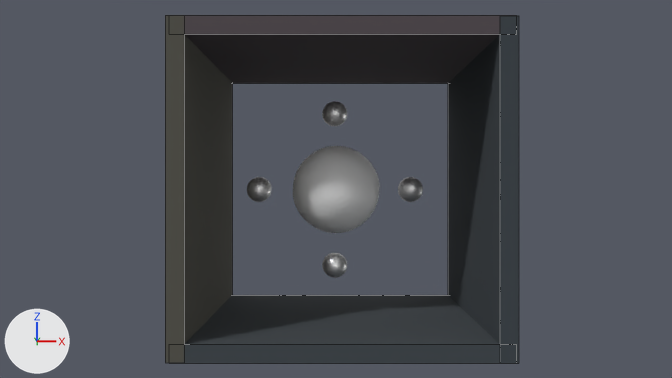
An edit to the Blender file week7/cornell.blend, drawn before and after from the same camera.
One viewpoint serves both versions: the file's camera 'Camera'. Lighting does not change. The marker at lower left points along +X, +Y and +Z. Mesh edges are drawn as thin lines on the coarser meshes.
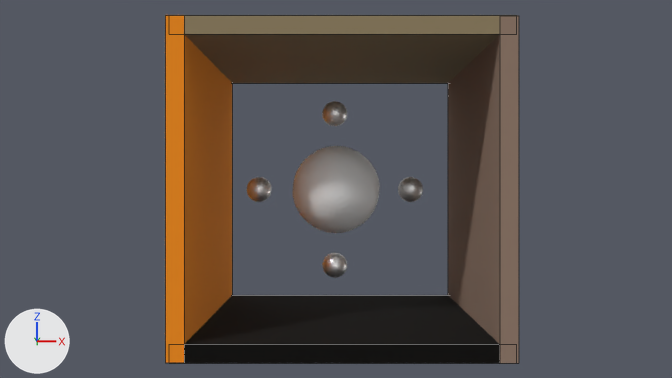
Location of each change, (x1, y1, x2, y2) in pixels of the pictures (672 x 378 px):
'Cube.001', recoloured (black to brown)
    both: (448, 16, 519, 363)
'Cube', recoloured (grey to orange)
    both: (165, 15, 232, 363)
'Cube.003', recoloured (grey to brown)
    both: (184, 15, 517, 83)
'Cube.004', recoloured, surface changed
    both: (184, 295, 500, 363)

Diff of the bpy script that builds the scene:
```diff
--- a/week7/cornell.blend.py
+++ b/week7/cornell.blend.py
@@ mat_material @@
 mat_material = principled_material('Material')
-mat_material.base_color = (0.0908, 0.0887, 0.0723)  # dark grey #55544c
+mat_material.base_color = (0.947, 0.279, 0.00651)  # orange #f99013
 mat_material.roughness = 1.0
@@ mat_material_001 @@
 mat_material_001 = principled_material('Material.001')
-mat_material_001.base_color = (0.0452, 0.0578, 0.0685)  # dark grey #3c444a
+mat_material_001.base_color = (0.296, 0.202, 0.15)  # brown #947c6c
 mat_material_001.roughness = 1.0
@@ mat_material_003 @@
 mat_material_003 = principled_material('Material.003')
-mat_material_003.base_color = (0.0887, 0.0723, 0.0823)  # dark grey #544c51
+mat_material_003.base_color = (0.296, 0.231, 0.127)  # brown #948464
 mat_material_003.roughness = 1.0
@@ mat_material_004 @@
 mat_material_004 = principled_material('Material.004')
-mat_material_004.base_color = (0.0452, 0.0578, 0.0685)  # dark grey #3c444a
+mat_material_004.base_color = (0.0152, 0.0137, 0.0123)  # black #211f1d
 mat_material_004.roughness = 1.0
 mat_material_004.specular_ior_level = 0.7
+mat_material_004.metallic = 0.803
```
